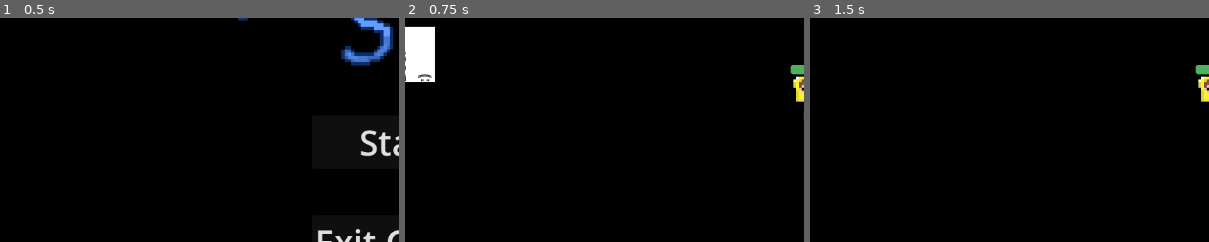
Above: before the commit, frames 1-3 (left to right).
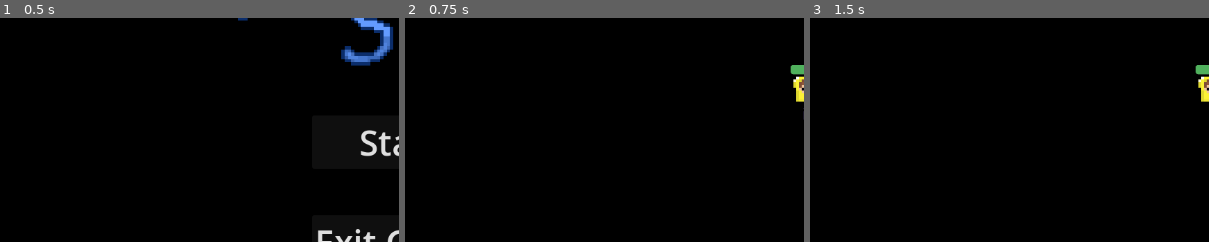
Above: after the commit, the same moments.

Repository: CodeWaffl3/GWJ71_HS_24
Game: Godot game, scene res://Scenes/main.tscn
The game is run twice, just before and just after one commit, with the same random seed, the same clock (stepped at 60 frames per second) and the same inputs.
Inputs (mouse positions are % of the whole screen's width and height, from its top left):
- Up to frame 1 (0.5 s): no input
- Up to frame 2 (0.75 s): click "Start" at 0.5 s
- Up to frame 3 (1.5 s): move the mouse to (72, 45) at 1.27 s; hold D (move_right) from 1.28 s (still down); click (72, 45) at 1.35 s
The pictures show only the part of the screen within x 0-50%, y 34-84%; the shares and areas given below are measured in that part.

Frame 1 is identical in both runs. In frame 2, 1.9% of the frame differs, in the area x 0-8%, y 3-29%; in frame 3, nothing differs.

Commit message:
puerta nivel 1
Puerta ya no spawnea al principio en primer nivel

Diff:
--- a/Mobs/black_slime.tscn
+++ b/Mobs/black_slime.tscn
@@ -42,7 +42,7 @@
 "speed": 6.0
 }]
 
-[node name="Mob" type="CharacterBody2D"]
+[node name="Mob3" type="CharacterBody2D"]
 z_index = 1
 scale = Vector2(0.995551, 1)
 collision_layer = 2
--- a/Mobs/mob.tscn
+++ b/Mobs/mob.tscn
@@ -42,7 +42,7 @@
 "speed": 6.0
 }]
 
-[node name="Mob" type="CharacterBody2D"]
+[node name="Mob" type="CharacterBody2D" groups=["enemies"]]
 z_index = 1
 scale = Vector2(0.995551, 1)
 collision_layer = 2
Not shown: 1 places in Scenes/white_slime_bullet.tscn that only renumber resources
